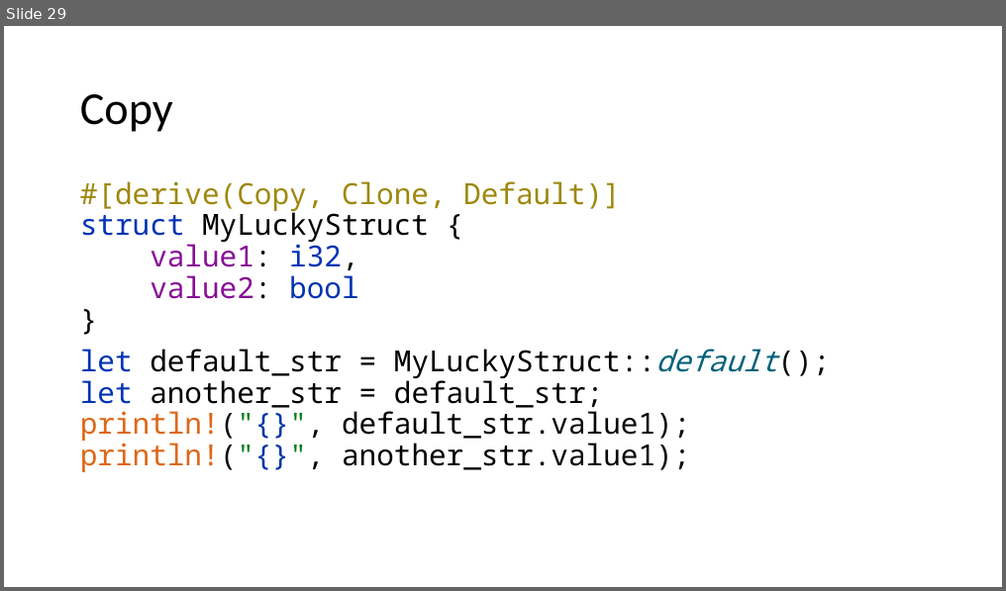
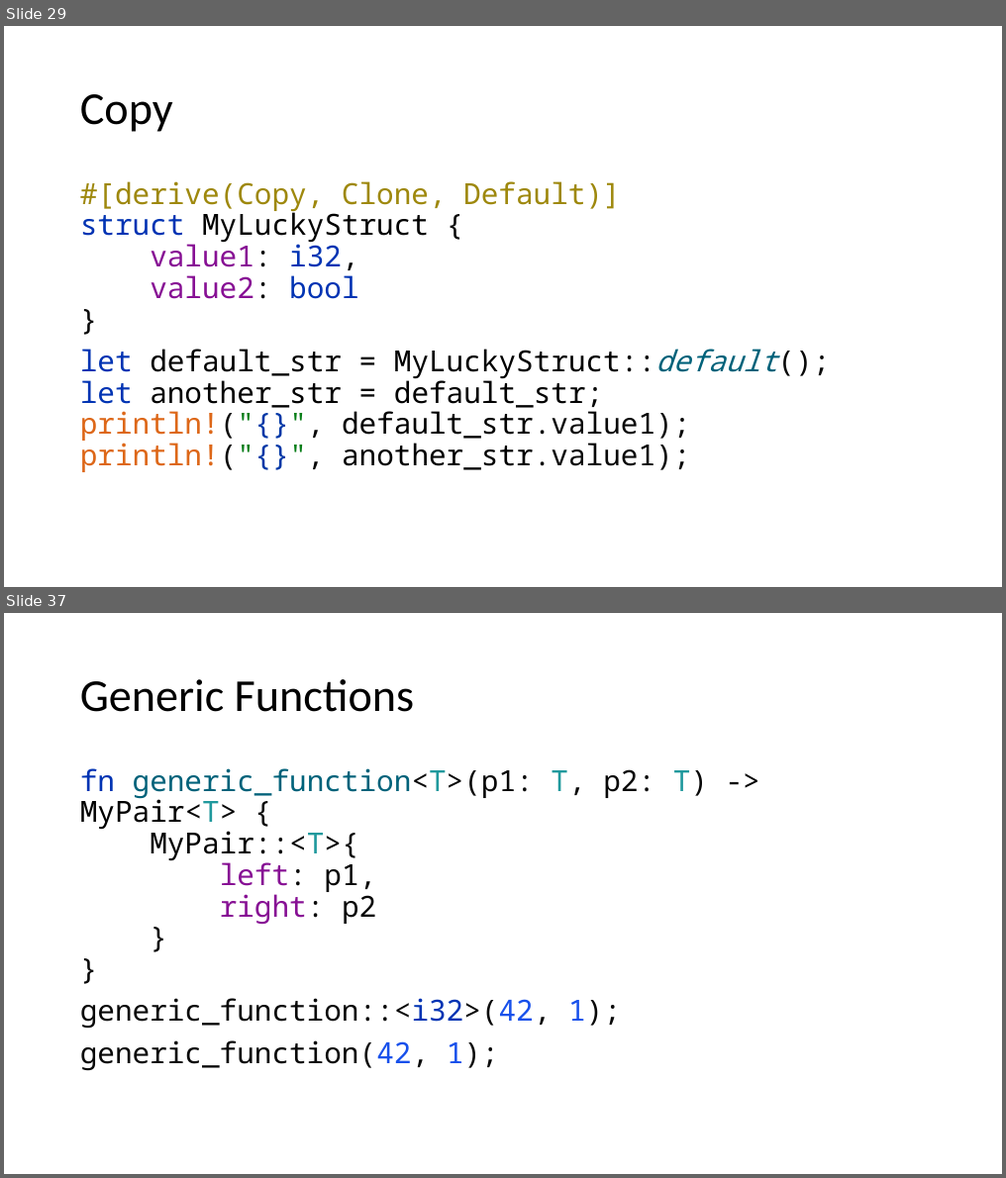
Before and after one commit to kugushev/course-rust-basics, a slide deck: src/03-BuildingBlocks/03-BuildingBlocks.pptx. Shown one above the other, each under a label of ours: slide 29 before the commit, slides 29 and 37 after it; the slides between them are not shown. The pictures are 1006x591 and 1006x1178 pixels, drawn with LibreOffice and Linux fonts; fonts in the diff are those of the drawing. Boxes give left, top, right and bottom in pixels: in the first picture for what was removed or moved away, otherwise in the second. Text is boxed around its words. In the diff, an @@ line names an element or a change of style, - is before the commit and + after.

```diff
--- a/src/03-BuildingBlocks/03-BuildingBlocks.pptx
+++ b/src/03-BuildingBlocks/03-BuildingBlocks.pptx
@@ slide 37 added at (x1=4, y1=613, x2=1002, y2=1174), background #FFFFFF @@
@@ title added at (x1=80, y1=679, x2=415, y2=712), 44 pt, text #000000 @@
+Generic Functions
@@ text added at (x1=80, y1=768, x2=708, y2=1071), 28 pt, text #080808 @@
+fn generic_function<T>(p1: T, p2: T) -> MyPair<T> {
+MyPair::<T>{
+left: p1,
+right: p2
+}
+}
+generic_function::<i32>(42, 1);
+generic_function(42, 1);
```
Also in this commit, not shown: 16 other slides added.
